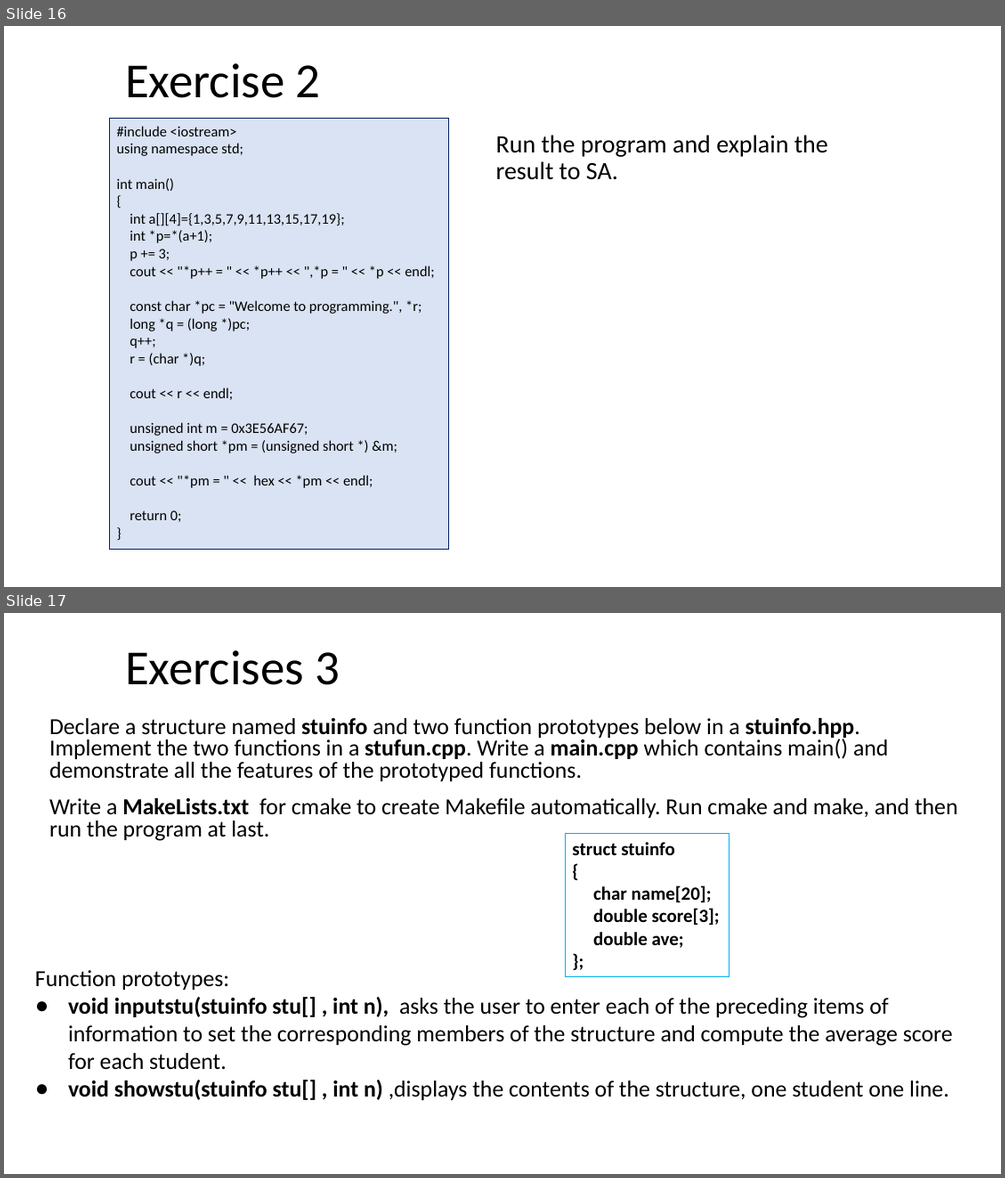
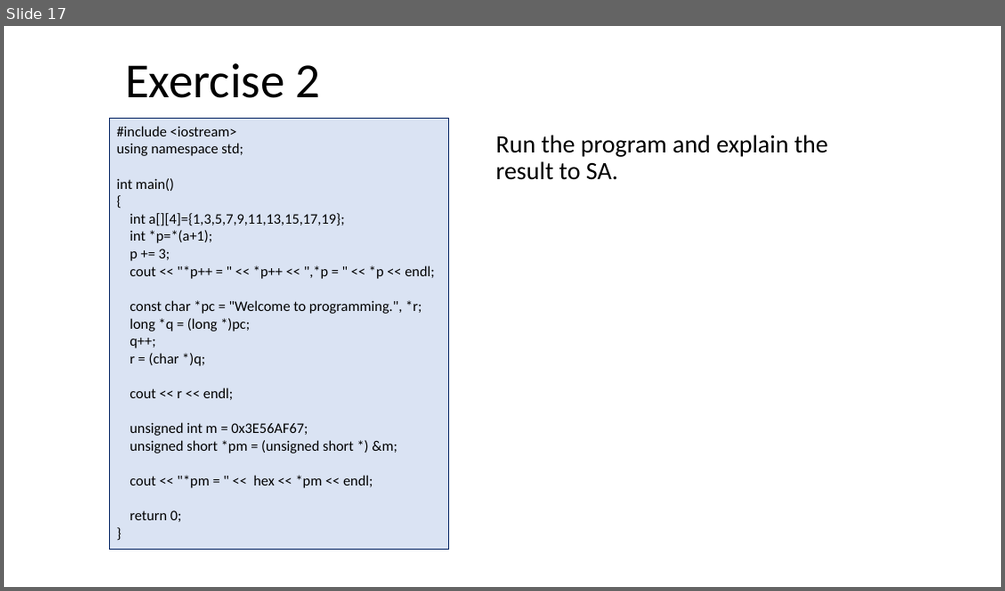
Before and after one commit to ShiqiYu/CPP, a slide deck: week05/Lab05.pptx. Shown one above the other, each under a label of ours: slides 16 and 17 before the commit, slide 17 after it. The pictures are 1005x1178 and 1005x591 pixels, drawn with LibreOffice and Linux fonts; fonts in the diff are those of the drawing; background and template pictures are left out. Boxes give left, top, right and bottom in pixels: in the first picture for what was removed or moved away, otherwise in the second. Text is boxed around its words. In the diff, an @@ line names an element or a change of style, - is before the commit and + after.

```diff
--- a/week05/Lab05.pptx
+++ b/week05/Lab05.pptx
@@ slide 17 removed at bbox=[4, 613, 1001, 1174], background #FFFFFF @@
@@ title removed at bbox=[125, 650, 340, 685] @@
-Exercises 3
@@ text removed at bbox=[49, 718, 957, 841] @@
-  Declare a structure named stuinfo and two function prototypes below in a stuinfo.hpp. Implement the two functions in a stufun.cpp. Write a main.cpp which contains main() and demonstrate all the features of the prototyped functions.
-  Write a MakeLists.txt for cmake to create Makefile automatically. Run cmake and make, and then run the program at last.
@@ rectangle removed at bbox=[565, 833, 728, 976] @@
-struct stuinfo
-{
-char name[20];
-double score[3];
-double ave;
-};
@@ text removed at bbox=[35, 970, 953, 1100] @@
-Function prototypes:
-● void inputstu(stuinfo stu[] , int n), asks the user to enter each of the preceding items of information to set the corresponding members of the structure and compute the average score for each student.
-● void showstu(stuinfo stu[] , int n) ,displays the contents of the structure, one student one line.
@@ what was slide 16 is now slide 17 @@
```
Also in this commit, not shown: 1 slide changed, 16 slides added, 13 other slides removed, 3 other files.
